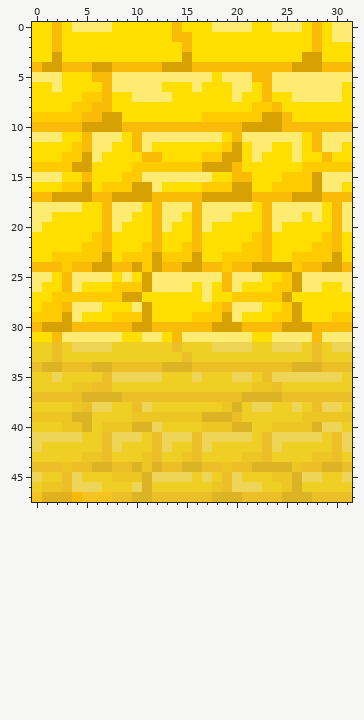
Edited in one commit: pixel-art sprite (Assets/Resources/Images/gold_tall_wall.png). Above, as it was before the edit.
The file is 32x48 pixels. Colours within 5 levels of each other are drawn and written as one.
And afterwards:
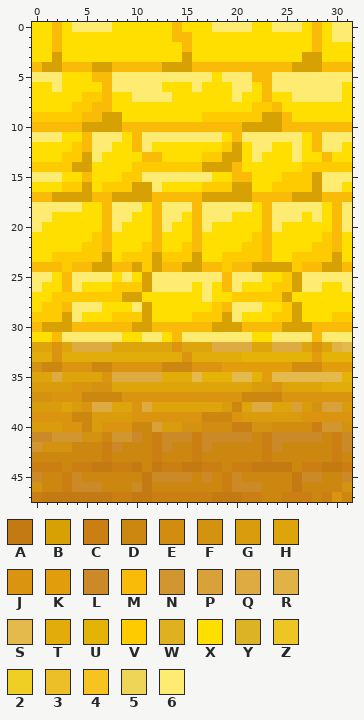
Palette (. is transparent): A #c47a12  B #d7a104  C #cb7f12  D #cc8711  E #d28c0f  F #d3920f  G #d89c0d  H #dda50b  J #db940f  K #e29d0d  L #cc8928  M #f9bb08  N #d29631  P #d8a13a  Q #ddab41  R #e1b347  S #e5ba4d  T #e2ac0a  U #e5b308  V #fecb00  W #e0b11f  X #ffdf00  Y #dcb325  Z #eec623  2 #efcf23  3 #ecbe27  4 #f7c321  5 #eed457  6 #feec72
From the commit log: Third level now generates gold walls
The exact change:
@@ x 0..31 @@
 31 XXM666666XX66XM6666666XX6666M666
-32 22325555222222322255552255523255
-33 22322222222222232222222222223222
-34 3YY333YY33333YYY3333333333YYY333
-35 22522223555552225222552355555552
-36 2222ZZ3322222222222222ZZ32222222
-37 33333YYYY333333333333YYYY3333333
-38 2222Z35522352222222ZY25522523552
-39 ZZZZYY2222ZZZZZZZYYY3222222ZZZZZ
-40 222ZZY2ZZZYY52222ZZZYY22ZZZZY552
-41 55555223555235553555552355555235
-42 52222223522235223522222352222235
-43 22222ZZ3222Z322Z32222ZZ32222ZZ32
-44 333Z33YY33YZY33YY33Z33YYYYZ33YY3
-45 52235222ZZZY555525235222ZZY55225
-46 2ZZ35552225Y222222Z355522ZY22222
-47 4WWWM44433YY333333YYY3333YYY3333
+32 HHJHQQQQHHHHHHJHHHQQQQHHQQQHJHRS
+33 TTJTTTTTTTTTTTTJTTTTTUUUUUUUKUUU
+34 FDDJJJDDJJJJJDDDJJJKKKKKKKEEEKKK
+35 HHQHHHHJQQQQQTTTSUUUSSUKSSSSSSSU
+36 GGGGJJFFHHHHHHHHHHHHHHGGJHHHHTTT
+37 FFJJJDDDDJJJJJJJJJJJJDDDDJJJJJJJ
+38 GGGHGJQQHHJQHHHHHHHGDHQQHHPGFPPG
+39 JJJJDDGGGGJJJJJJJDDDJGGGGGGJJJJJ
+40 GGGJJDGJJJDDPGGFFEEECCFFEEEECNNF
+41 LLNNNFFDNNLDCLLLCLLLLLDCLLLLLDCL
+42 NFFFDDDCLDDDCLDDCLDDDDDCLDDDDDCL
+43 DDDDDDDCDDDDCDDDCDDDDDDCDDDDDDCD
+44 CCCDCCAACCADACCAACCDCCAAAADCCAAC
+45 LDDCLDDDDDDALLLLDLDCLDDDDDALLDDL
+46 FDDCLLLDDDLADDDDDDDCLLLDDDADDDDF
+47 CAAAAAAACCAACCCCCCAAACCDDCCCDCJD
